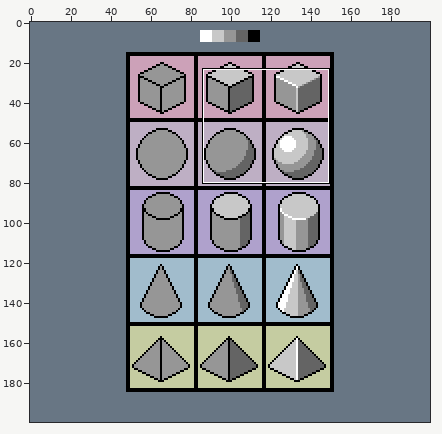
A pixel-art file gets an edit: Section 2 - Shading and lighting/3d-objects.ase. Above, an overview of the earlier version with the close-up marked.
Close-up. First the earlier version:
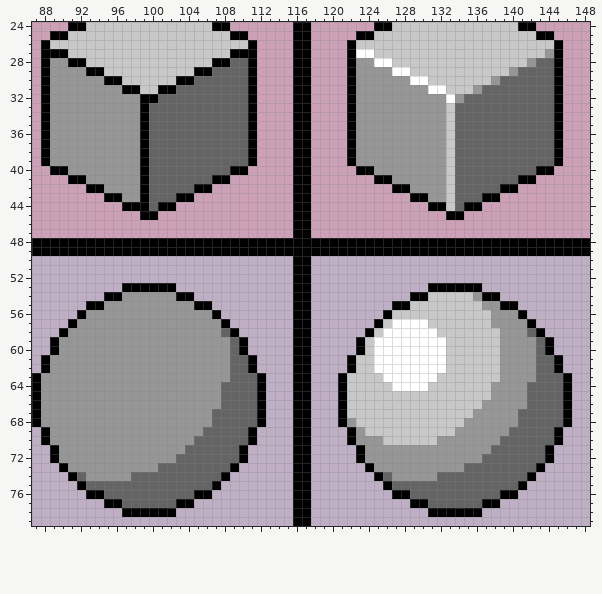
200x200 pixels, 1 frame. Shown: x 87..148, y 24..79. The commit also changed other parts of the picture, which this record leaves out.
Now the later version:
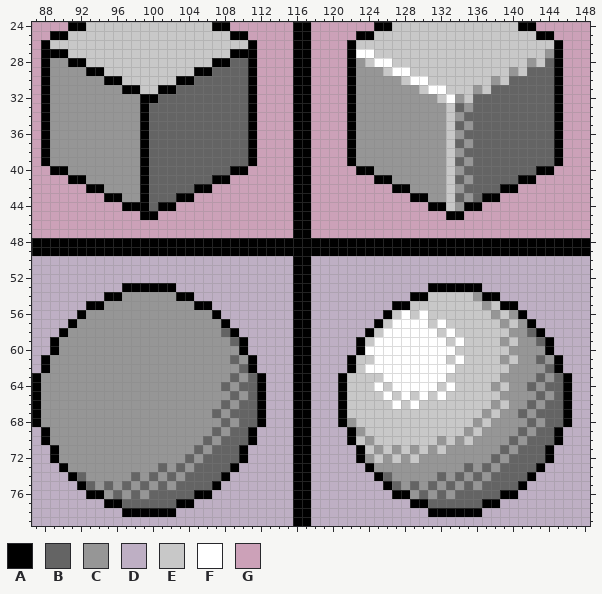
Palette (. is transparent): A #000000  B #646464  C #969696  D #beafc4  E #c8c8c8  F #ffffff  G #cca1b8
The exact change:
layer "Layer 2" added
Layer "Layer 2":
Colour C replaces colour B in row 33 at x 135; in row 34 at x 134; in row 35 at x 135; in row 36 at x 134; in row 37 at x 135; in row 38 at x 134.
Colour C replaces colour B in row 39 at x 135; in row 40 at x 134; in row 41 at x 135; in row 42 at x 134; in row 43 at x 135; in row 44 at x 134.
Colour C replaces colour B in row 60 at x 109 and 143; in row 61 at x 110 and 144; in row 62 at x 109 and 143; in row 63 at x 110 and 144; in row 64 at x 109 and 143; in row 65 at x 108, 110, 142 and 144.
Colour C replaces colour B in row 66 at x 109 and 143; in row 67 at x 108 and 142; in row 68 at x 107, 109, 141 and 143; in row 69 at x 106, 108, 140 and 142; in row 70 at x 105, 107, 139 and 141; in row 71 at x 104, 106, 138 and 140.
Colour C replaces colour B in row 72 at x 103, 105, 137 and 139; in row 73 at x 102, 104, 136 and 138; in row 74 at x 99, 101, 103, 133, 135 and 137; in row 75 at x 94, 96, 98, 100, 102, 128, 130, 132, 134 and 136; in row 76 at x 95, 97, 99, 129, 131 and 133.
Colour E replaces colour B in row 28 at x 143; in row 29 at x 141; in row 30 at x 139; in row 31 at x 137; in row 32 at x 135.
Colour E replaces colour C in row 28 at x 124; in row 29 at x 126; in row 30 at x 128; in row 31 at x 130; in row 32 at x 132; in row 55 at x 138.
Colour E replaces colour C in row 56 at x 139; in row 57 at x 138 and 140; in row 58 at x 139; in row 59 at x 140; in row 60 at x 139; in row 61 at x 140.
Colour E replaces colour C in row 62 at x 139; in row 64 at x 139; in row 65 at x 138; in row 66 at x 137 and 139; in row 67 at x 136 and 138; in row 68 at x 135 and 137.
Colour E replaces colour C in row 69 at x 134 and 136; in row 70 at x 123, 125, 133 and 135; in row 71 at x 124, 126, 128, 130 and 132; in row 72 at x 125, 127 and 129.
Colour F replaces colour E in row 56 at x 128 and 130; in row 57 at x 132; in row 58 at x 133; in row 59 at x 134; in row 60 at x 124 and 133; in row 61 at x 134.
Colour F replaces colour E in row 62 at x 124 and 133; in row 63 at x 132; in row 64 at x 125, 131 and 133; in row 65 at x 126, 128, 130 and 132; in row 66 at x 127 and 129.
